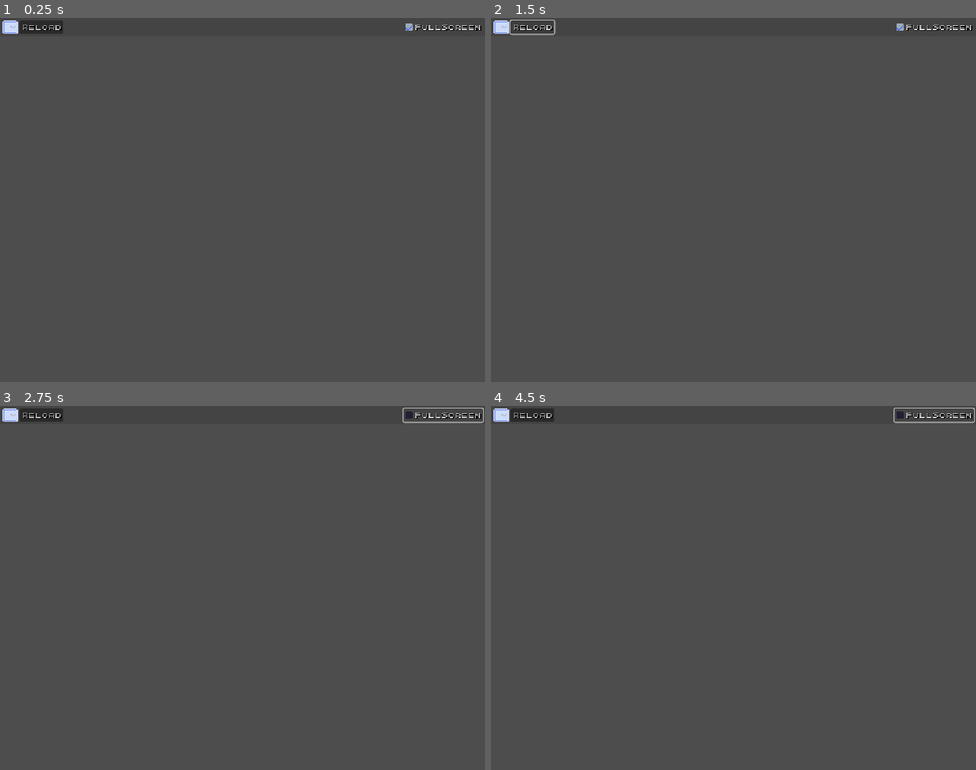
Above: before the commit, frames 1-4 (two rows, left to right).
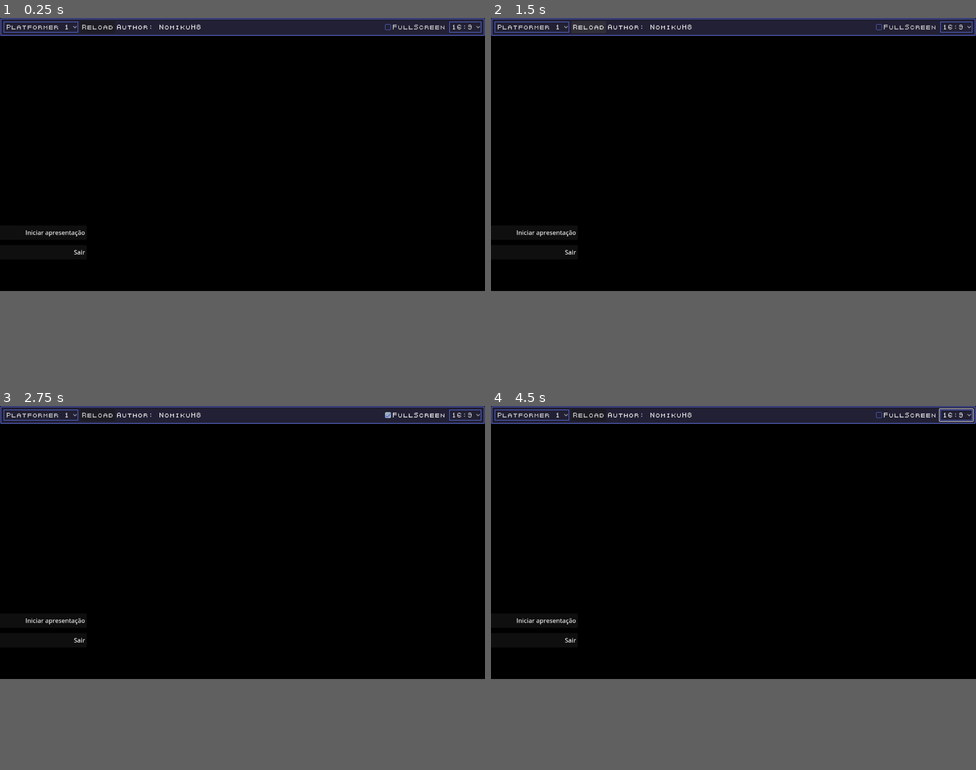
Above: after the commit, the same moments.

Repository: NomikuH8/godot-presentations-remake
Game: Godot game, scene res://screens/start_menu/start_menu.tscn
Same seed, same stepped clock (60 frames per second), same inputs: the game is played once before the commit and once after it.
Inputs (mouse positions are in pixels of both pictures, inside the frame that each line leads up to; where the layout moved, square brackets give the same spot in the first picture):
- Up to frame 1 (0.25 s): no input
- Up to frame 2 (1.5 s): click (529, 28) [500, 25] at 0.5 s; click "Reload" at 1.25 s
- Up to frame 3 (2.75 s): click "FullScreen" at 2 s
- Up to frame 4 (4.5 s): click (956, 416) at 2.75 s, where only the run after the commit has a clickable "16:9"; click (529, 416) [500, 413] at 3.5 s; click "FullScreen" at 4.25 s
In our replay, the window is 800x600 before the commit and 800x450 after it. These sizes can differ from the game's own. Grey fills any space a smaller window leaves; there, only what the larger window draws over its background counts as a difference.

The runs differ from the first frame. In frame 1, 75% of the frame differs, in the area x 0-100%, y 0-75%; in frame 2, 75%; in frame 3, 75%; in frame 4, 75%.

Commit message:
Creating platformer1 theme

Diff:
--- a/assets/base_theme/base_theme.tres
+++ b/assets/base_theme/base_theme.tres
@@ -1,9 +1,9 @@
-[gd_resource type="Theme" load_steps=26 format=3 uid="uid://du1jb7m6s5neo"]
+[gd_resource type="Theme" load_steps=25 format=3 uid="uid://du1jb7m6s5neo"]
 
-[ext_resource type="FontFile" uid="uid://cj0aolekj1juj" path="res://assets/monospace_font.webp" id="1_k1t7a"]
 [ext_resource type="Texture2D" uid="uid://b7k6arc2pnl5x" path="res://assets/base_theme/checkbox/checkbox_checked.png" id="2_juhr3"]
 [ext_resource type="Texture2D" uid="uid://f1rusgr6pfuw" path="res://assets/base_theme/checkbox/checkbox_empty.png" id="3_52phh"]
-[ext_resource type="Texture2D" uid="uid://13476ydm7clf" path="res://assets/base_theme/panel/panel.png" id="4_juhr3"]
+[ext_resource type="StyleBox" uid="uid://dghbv3cvi41ix" path="res://assets/base_theme/resources/panel.tres" id="4_juhr3"]
+[ext_resource type="FontFile" uid="uid://dg5dtjjvy8xek" path="res://assets/font.png" id="5_52phh"]
 
 [sub_resource type="Image" id="Image_juhr3"]
 data = {
@@ -142,13 +142,6 @@
 corner_radius_bottom_left = 3
 corner_detail = 5
 
-[sub_resource type="StyleBoxTexture" id="StyleBoxTexture_crptg"]
-texture = ExtResource("4_juhr3")
-texture_margin_left = 8.0
-texture_margin_top = 8.0
-texture_margin_right = 8.0
-texture_margin_bottom = 8.0
-
 [sub_resource type="StyleBoxFlat" id="StyleBoxFlat_l4cga"]
 content_margin_left = 8.0
 content_margin_top = 4.0
@@ -162,13 +155,12 @@
 corner_detail = 5
 
 [resource]
-default_font = ExtResource("1_k1t7a")
+default_font = ExtResource("5_52phh")
 default_font_size = 0
 CheckBox/constants/check_v_offset = 0
 CheckBox/constants/h_separation = 4
 CheckBox/constants/outline_size = 0
 CheckBox/font_sizes/font_size = 16
-CheckBox/fonts/font = ExtResource("1_k1t7a")
 CheckBox/icons/checked = ExtResource("2_juhr3")
 CheckBox/icons/checked_disabled = SubResource("ImageTexture_j2npa")
 CheckBox/icons/radio_checked = SubResource("ImageTexture_crptg")
@@ -195,10 +187,11 @@
 OptionButton/constants/modulate_arrow = 0
 OptionButton/constants/outline_size = 0
 OptionButton/font_sizes/font_size = 16
-OptionButton/fonts/font = ExtResource("1_k1t7a")
 OptionButton/icons/arrow = SubResource("ImageTexture_unixo")
 OptionButton/styles/disabled = SubResource("StyleBoxFlat_j2npa")
 OptionButton/styles/focus = SubResource("StyleBoxFlat_kkwbw")
 OptionButton/styles/hover = SubResource("StyleBoxFlat_ojlmq")
-OptionButton/styles/normal = SubResource("StyleBoxTexture_crptg")
+OptionButton/styles/normal = ExtResource("4_juhr3")
 OptionButton/styles/pressed = SubResource("StyleBoxFlat_l4cga")
+Panel/styles/panel = ExtResource("4_juhr3")
+PanelContainer/styles/panel = ExtResource("4_juhr3")
--- /dev/null
+++ b/assets/base_theme/resources/panel.tres
@@ -0,0 +1,10 @@
+[gd_resource type="StyleBoxTexture" load_steps=2 format=3 uid="uid://dghbv3cvi41ix"]
+
+[ext_resource type="Texture2D" uid="uid://13476ydm7clf" path="res://assets/base_theme/panel/panel.png" id="1_xlu6c"]
+
+[resource]
+texture = ExtResource("1_xlu6c")
+texture_margin_left = 8.0
+texture_margin_top = 8.0
+texture_margin_right = 8.0
+texture_margin_bottom = 8.0
--- /dev/null
+++ b/autoloads/scene_manager.gd
@@ -0,0 +1,10 @@
+extends Node
+
+
+signal scene_changed(scene_path: String)
+
+
+func go_to_slideshow() -> void:
+	var scene_path := &"res://screens/slideshow/slideshow.tscn"
+	get_tree().change_scene_to_file(scene_path)
+	scene_changed.emit(scene_path)
--- /dev/null
+++ b/autoloads/slideshow_manager.gd
@@ -0,0 +1,26 @@
+extends Node
+
+
+signal slide_started_animation()
+signal slide_finished_animation()
+signal slide_changed(index: int)
+
+
+var current_slide_index: int = 0
+var slide_quantity: int = 1
+
+
+func next_slide() -> void:
+	go_to_slide(current_slide_index + 1)
+
+
+func previous_slide() -> void:
+	go_to_slide(current_slide_index - 1)
+
+
+func go_to_slide(index: int) -> void:
+	if index < 0 or index > slide_quantity - 1:
+		return
+
+	current_slide_index = index
+	slide_changed.emit(index)
--- a/autoloads/theme_manager.gd
+++ b/autoloads/theme_manager.gd
@@ -4,7 +4,7 @@
 signal theme_changed(theme: GPTheme)
 
 
-var themes_dir: String = "res://themes"
+var themes_dir: String = "res://themes/"
 var current_theme: GPTheme
 
 
@@ -17,7 +17,7 @@
 
 	var themes: Array[GPTheme] = []
 	for directory in dir.get_directories():
-		var script := directory + "/theme.gd"
+		var script := themes_dir + directory + "/theme.tres"
 		if FileAccess.file_exists(script):
 			var loaded_script: GPTheme = load(script)
 			themes.append(loaded_script)
--- /dev/null
+++ b/components/general_settings/general_settings.gd
@@ -0,0 +1,34 @@
+extends HBoxContainer
+
+
+@export var aspect_ratio_container: AspectRatioContainer
+
+@onready var full_screen_check_box: CheckBox = $FullScreenCheckBox
+@onready var aspect_ratio: OptionButton = $AspectRatio
+
+
+func _ready() -> void:
+	var popup := aspect_ratio.get_popup()
+	popup.index_pressed.connect(_aspect_ratio_changed)
+	full_screen_check_box.toggled.connect(_full_screen_check_box_toggled)
+
+
+func _aspect_ratio_changed(index: int) -> void:
+	if not aspect_ratio_container:
+		return
+
+	var popup := aspect_ratio.get_popup()
+	var text := popup.get_item_text(index)
+
+	match text:
+		"16:9":
+			aspect_ratio_container.ratio = 16.0 / 9.0
+		"4:3":
+			aspect_ratio_container.ratio = 4.0 / 3.0
+
+
+func _full_screen_check_box_toggled(toggled_on: bool) -> void:
+	if toggled_on:
+		DisplayServer.window_set_mode(DisplayServer.WINDOW_MODE_FULLSCREEN)
+	else:
+		DisplayServer.window_set_mode(DisplayServer.WINDOW_MODE_WINDOWED)
--- /dev/null
+++ b/components/general_settings/general_settings.tscn
@@ -0,0 +1,21 @@
+[gd_scene load_steps=2 format=3 uid="uid://wga10xk4j5vx"]
+
+[ext_resource type="Script" uid="uid://c6d4qqtmgkakw" path="res://components/general_settings/general_settings.gd" id="1_bot15"]
+
+[node name="GeneralSettings" type="HBoxContainer"]
+alignment = 2
+script = ExtResource("1_bot15")
+
+[node name="FullScreenCheckBox" type="CheckBox" parent="."]
+layout_mode = 2
+focus_mode = 0
+text = "FullScreen"
+
+[node name="AspectRatio" type="OptionButton" parent="."]
+layout_mode = 2
+selected = 1
+item_count = 2
+popup/item_0/text = "4:3"
+popup/item_0/id = 0
+popup/item_1/text = "16:9"
+popup/item_1/id = 1
--- /dev/null
+++ b/components/menu_vfx/button_animation_component.gd
@@ -0,0 +1,58 @@
+class_name ButtonAnimationComponent
+extends Node
+
+
+@export_category("Animation")
+@export var from_center: bool = true
+@export var duration: float = 0.2
+@export var transition_type: Tween.TransitionType = Tween.TRANS_SINE
+@export var offset_position: Vector2 = Vector2(0.0, 0.0)
+@export var target_scale: Vector2 = Vector2(1.0, 1.0)
+
+var parent: BaseButton
+var default_position: Vector2
+var default_scale: Vector2
+
+
+func _ready() -> void:
+	var parent_button = get_parent()
+
+	if parent_button is not BaseButton:
+		queue_free()
+		return
+
+	parent = parent_button
+
+	default_position = parent.global_position
+	default_scale = parent.scale
+
+	if from_center:
+		parent.pivot_offset = parent.size / 2.0
+
+	parent.mouse_entered.connect(_parent_mouse_entered)
+	parent.mouse_exited.connect(_parent_mouse_exited)
+
+
+func _parent_mouse_entered() -> void:
+	var target_position := parent.position + offset_position
+
+	var tween_position := get_tree().create_tween()
+	tween_position \
+		.tween_property(parent, "position", target_position, duration) \
+		.set_trans(transition_type)
+
+	var tween_scale := get_tree().create_tween()
+	tween_scale \
+		.tween_property(parent, "scale", target_scale, duration) \
+		.set_trans(transition_type)
+
+
+func _parent_mouse_exited() -> void:
+	if not is_inside_tree():
+		return
+
+	var tween_position := get_tree().create_tween()
+	tween_position.tween_property(parent, "position", default_position, duration).set_trans(transition_type)
+
+	var tween_scale := get_tree().create_tween()
+	tween_scale.tween_property(parent, "scale", default_scale, duration).set_trans(transition_type)
--- a/components/theme_changer/theme_changer.gd
+++ b/components/theme_changer/theme_changer.gd
@@ -1,11 +1,15 @@
-extends OptionButton
+extends HBoxContainer
 
 
+var author_prefix: String = "Author: "
+
 @onready var option_button: OptionButton = $OptionButton
+@onready var author_label: Label = $AuthorLabel
 
 
 func _ready() -> void:
 	reload_themes()
+	load_theme(0)
 
 	var popup := option_button.get_popup()
 	popup.id_pressed.connect(load_theme)
@@ -21,7 +25,15 @@
 		var current_theme := themes[id]
 		popup.add_item(current_theme.name, id)
 
+	if themes.size() > 0:
+		option_button.select(0)
+
 
 func load_theme(id: int):
 	var theme_script: GPTheme = ThemeManager.get_themes()[id]
 	ThemeManager.set_theme(theme_script)
+	author_label.text = author_prefix + theme_script.author
+
+
+func _on_reload_button_pressed() -> void:
+	reload_themes()
--- a/components/theme_changer/theme_changer.tscn
+++ b/components/theme_changer/theme_changer.tscn
@@ -9,7 +9,17 @@
 
 [node name="OptionButton" type="OptionButton" parent="."]
 layout_mode = 2
+size_flags_horizontal = 3
+focus_mode = 0
+fit_to_longest_item = false
 
-[node name="Button" type="Button" parent="."]
+[node name="ReloadButton" type="Button" parent="."]
 layout_mode = 2
+focus_mode = 0
 text = "Reload"
+
+[node name="AuthorLabel" type="Label" parent="."]
+layout_mode = 2
+text = "Author: Someone"
+
+[connection signal="pressed" from="ReloadButton" to="." method="_on_reload_button_pressed"]
--- a/project.godot
+++ b/project.godot
@@ -18,14 +18,21 @@
 [autoload]
 
 ThemeManager="*res://autoloads/theme_manager.gd"
+SceneManager="*res://autoloads/scene_manager.gd"
+SlideshowManager="*res://autoloads/slideshow_manager.gd"
 
 [display]
 
-window/size/viewport_width=1024
-window/size/viewport_height=768
-window/stretch/mode="canvas_items"
+window/size/viewport_width=1280
+window/size/viewport_height=720
+window/stretch/aspect="ignore"
+
+[global_group]
+
+Slideshow="Slideshow node for controlling toolbar, slides appearance, etc."
 
 [rendering]
 
 textures/canvas_textures/default_texture_filter=0
 textures/canvas_textures/default_texture_repeat=1
+environment/defaults/default_clear_color=Color(0, 0, 0, 1)
--- a/resources/gp_theme.gd
+++ b/resources/gp_theme.gd
@@ -4,7 +4,15 @@
 
 @export_category("Info")
 @export var name: String = ""
+@export var author: String = ""
+
+
+@export_category("UI")
+@export var ui_theme: Theme
+
 
 @export_category("Scenes")
+@export var start_menu_scene: PackedScene
+@export var start_menu_background_scene: PackedScene
 @export var background_scene: PackedScene
-@export var toolbar_scene: PackedScene
+@export var toolbar_extras_scene: PackedScene
--- /dev/null
+++ b/screens/slideshow/slideshow.gd
@@ -0,0 +1,46 @@
+extends Node
+
+
+@onready var control: Control = %Control
+@onready var toolbar_container: PanelContainer = %ToolbarContainer
+@onready var toolbar_split: HSplitContainer = %ToolbarSplit
+@onready var slide_slider: HSlider = %SlideSlider
+@onready var count_label: Label = %CountLabel
+
+var slide_quantity: int = 10
+
+
+func _ready() -> void:
+	control.theme = ThemeManager.current_theme.ui_theme
+
+	var toolbar_extras_scene := ThemeManager.current_theme.toolbar_extras_scene
+	if toolbar_extras_scene != null:
+		var toolbar_extras_instance := toolbar_extras_scene.instantiate()
+		toolbar_split.add_child(toolbar_extras_instance)
+
+	slide_slider.max_value = slide_quantity - 1
+	slide_slider.drag_ended.connect(_slide_slider_drag_ended)
+	SlideshowManager.slide_quantity = slide_quantity
+	SlideshowManager.slide_changed.connect(change_slide)
+
+
+func _input(event: InputEvent) -> void:
+	if event is InputEventMouseMotion:
+		set_toolbar_visibility_from_cursor_position(event.position)
+
+
+func set_toolbar_visibility_from_cursor_position(pos: Vector2) -> void:
+	if pos.y <= toolbar_container.size.y and not toolbar_container.visible:
+		toolbar_container.show()
+	elif pos.y > toolbar_container.size.y and toolbar_container.visible:
+		toolbar_container.hide()
+
+
+func _slide_slider_drag_ended(value_changed: bool) -> void:
+	if value_changed:
+		change_slide(slide_slider.value)
+
+
+func change_slide(index: int) -> void:
+	print("change slide to " + str(index))
+	count_label.text = str(index + 1) + "/" + str(slide_quantity)
--- /dev/null
+++ b/screens/slideshow/slideshow.tscn
@@ -0,0 +1,71 @@
+[gd_scene load_steps=2 format=3 uid="uid://bmqsicf83af1d"]
+
+[ext_resource type="Script" uid="uid://dgl7du835y7pk" path="res://screens/slideshow/slideshow.gd" id="1_bbsqr"]
+
+[node name="Slideshow" type="Node" groups=["Slideshow"]]
+script = ExtResource("1_bbsqr")
+
+[node name="CanvasLayer" type="CanvasLayer" parent="."]
+
+[node name="Control" type="Control" parent="CanvasLayer"]
+unique_name_in_owner = true
+layout_mode = 3
+anchors_preset = 15
+anchor_right = 1.0
+anchor_bottom = 1.0
+grow_horizontal = 2
+grow_vertical = 2
+
+[node name="ToolbarContainer" type="PanelContainer" parent="CanvasLayer/Control"]
+unique_name_in_owner = true
+layout_mode = 1
+anchors_preset = 10
+anchor_right = 1.0
+grow_horizontal = 2
+
+[node name="ToolbarSplit" type="HSplitContainer" parent="CanvasLayer/Control/ToolbarContainer"]
+unique_name_in_owner = true
+layout_mode = 2
+theme_override_constants/separation = 0
+
+[node name="VBoxContainer" type="VBoxContainer" parent="CanvasLayer/Control/ToolbarContainer/ToolbarSplit"]
+layout_mode = 2
+alignment = 1
+
+[node name="HBoxContainer" type="HBoxContainer" parent="CanvasLayer/Control/ToolbarContainer/ToolbarSplit/VBoxContainer"]
+layout_mode = 2
+theme_override_constants/separation = 10
+
+[node name="HBoxContainer" type="HBoxContainer" parent="CanvasLayer/Control/ToolbarContainer/ToolbarSplit/VBoxContainer/HBoxContainer"]
+layout_mode = 2
+theme_override_constants/separation = 0
+
+[node name="PreviousButton" type="Button" parent="CanvasLayer/Control/ToolbarContainer/ToolbarSplit/VBoxContainer/HBoxContainer/HBoxContainer"]
+custom_minimum_size = Vector2(42, 42)
+layout_mode = 2
+focus_mode = 0
+theme_override_font_sizes/font_size = 21
+text = "<"
+
+[node name="NextButton" type="Button" parent="CanvasLayer/Control/ToolbarContainer/ToolbarSplit/VBoxContainer/HBoxContainer/HBoxContainer"]
+custom_minimum_size = Vector2(42, 42)
+layout_mode = 2
+focus_mode = 0
+theme_override_font_sizes/font_size = 21
+text = ">"
+
+[node name="SlideSlider" type="HSlider" parent="CanvasLayer/Control/ToolbarContainer/ToolbarSplit/VBoxContainer/HBoxContainer"]
+unique_name_in_owner = true
+custom_minimum_size = Vector2(255, 0)
+layout_mode = 2
+size_flags_vertical = 1
+rounded = true
+
+[node name="CountLabel" type="Label" parent="CanvasLayer/Control/ToolbarContainer/ToolbarSplit/VBoxContainer/HBoxContainer"]
+unique_name_in_owner = true
+layout_mode = 2
+size_flags_vertical = 1
+theme_override_font_sizes/font_size = 26
+text = "999/999"
+horizontal_alignment = 1
+vertical_alignment = 1
--- a/screens/start_menu/start_menu.gd
+++ b/screens/start_menu/start_menu.gd
@@ -1,9 +1,31 @@
 extends Node
 
 
-func _ready() -> void:
-	pass
+@onready var aspect_ratio_container: AspectRatioContainer = $UI/AspectRatioContainer
+@onready var menu: Control = %Menu
+@onready var node: Node2D = $Node2D
 
 
-func _process(_delta: float) -> void:
-	pass
+func _ready() -> void:
+	reload()
+
+
+func reload() -> void:
+	for child in menu.get_children():
+		child.queue_free()
+
+	for child in node.get_children():
+		child.queue_free()
+
+	var current_theme := ThemeManager.current_theme
+	var menu_scene := current_theme.start_menu_scene
+
+	if menu_scene != null:
+		var menu_instance := menu_scene.instantiate()
+		menu.add_child(menu_instance)
+
+	var bg_scene := current_theme.start_menu_background_scene
+
+	if bg_scene != null:
+		var bg_instance := bg_scene.instantiate()
+		node.add_child(bg_instance)
--- a/screens/start_menu/start_menu.tscn
+++ b/screens/start_menu/start_menu.tscn
@@ -3,9 +3,7 @@
 [ext_resource type="Script" uid="uid://br6cg28w56xp" path="res://screens/start_menu/start_menu.gd" id="1_6vprs"]
 [ext_resource type="Theme" uid="uid://du1jb7m6s5neo" path="res://assets/base_theme/base_theme.tres" id="2_1gu7p"]
 [ext_resource type="PackedScene" uid="uid://dcy68c4xxtmwk" path="res://components/theme_changer/theme_changer.tscn" id="3_yfj6c"]
-
-[sub_resource type="StyleBoxFlat" id="StyleBoxFlat_6vprs"]
-bg_color = Color(0, 0, 0, 0.117647)
+[ext_resource type="PackedScene" uid="uid://wga10xk4j5vx" path="res://components/general_settings/general_settings.tscn" id="4_yfj6c"]
 
 [node name="StartMenu" type="Node"]
 script = ExtResource("1_6vprs")
@@ -18,37 +16,44 @@
 grow_horizontal = 2
 grow_vertical = 2
 
-[node name="GeneralSettingsPanel" type="PanelContainer" parent="UI"]
+[node name="AspectRatioContainer" type="AspectRatioContainer" parent="UI"]
 layout_mode = 1
-anchors_preset = 10
+anchors_preset = 15
 anchor_right = 1.0
-offset_bottom = 20.0
+anchor_bottom = 1.0
 grow_horizontal = 2
+grow_vertical = 2
+ratio = 1.778
+
+[node name="VBoxContainer" type="VBoxContainer" parent="UI/AspectRatioContainer"]
+layout_mode = 2
+theme_override_constants/separation = 0
+
+[node name="GeneralSettingsPanel" type="PanelContainer" parent="UI/AspectRatioContainer/VBoxContainer"]
+layout_mode = 2
+mouse_filter = 1
 theme = ExtResource("2_1gu7p")
-theme_override_styles/panel = SubResource("StyleBoxFlat_6vprs")
 
-[node name="MarginContainer" type="MarginContainer" parent="UI/GeneralSettingsPanel"]
-layout_mode = 2
-theme_override_constants/margin_left = 5
-theme_override_constants/margin_top = 5
-theme_override_constants/margin_right = 5
-theme_override_constants/margin_bottom = 5
-
-[node name="HBoxContainer" type="HBoxContainer" parent="UI/GeneralSettingsPanel/MarginContainer"]
+[node name="HBoxContainer" type="HBoxContainer" parent="UI/AspectRatioContainer/VBoxContainer/GeneralSettingsPanel"]
 layout_mode = 2
 
-[node name="HBoxContainer" type="HBoxContainer" parent="UI/GeneralSettingsPanel/MarginContainer/HBoxContainer"]
+[node name="HBoxContainer" type="HBoxContainer" parent="UI/AspectRatioContainer/VBoxContainer/GeneralSettingsPanel/HBoxContainer"]
 layout_mode = 2
 size_flags_horizontal = 3
 
-[node name="ThemeChanger" parent="UI/GeneralSettingsPanel/MarginContainer/HBoxContainer/HBoxContainer" instance=ExtResource("3_yfj6c")]
+[node name="ThemeChanger" parent="UI/AspectRatioContainer/VBoxContainer/GeneralSettingsPanel/HBoxContainer/HBoxContainer" instance=ExtResource("3_yfj6c")]
 layout_mode = 2
+mouse_filter = 0
 
-[node name="HBoxContainer2" type="HBoxContainer" parent="UI/GeneralSettingsPanel/MarginContainer/HBoxContainer"]
+[node name="GeneralSettings" parent="UI/AspectRatioContainer/VBoxContainer/GeneralSettingsPanel/HBoxContainer" node_paths=PackedStringArray("aspect_ratio_container") instance=ExtResource("4_yfj6c")]
 layout_mode = 2
-alignment = 2
+aspect_ratio_container = NodePath("../../../..")
 
-[node name="CheckBox" type="CheckBox" parent="UI/GeneralSettingsPanel/MarginContainer/HBoxContainer/HBoxContainer2"]
+[node name="Menu" type="Control" parent="UI/AspectRatioContainer/VBoxContainer"]
+unique_name_in_owner = true
+clip_contents = true
 layout_mode = 2
-button_pressed = true
-text = "FullScreen"
+size_flags_vertical = 3
+mouse_filter = 1
+
+[node name="Node2D" type="Node2D" parent="."]
--- /dev/null
+++ b/themes/platformer1/screens/start_menu_scene.gd
@@ -0,0 +1,14 @@
+extends Control
+
+
+@onready var start_button: Button = $StartButton
+@onready var exit_button: Button = $ExitButton
+
+
+func _ready() -> void:
+	start_button.pressed.connect(SceneManager.go_to_slideshow)
+	exit_button.pressed.connect(get_tree().quit)
+
+
+func _process(_delta: float) -> void:
+	pass
--- /dev/null
+++ b/themes/platformer1/screens/start_menu_scene.tscn
@@ -0,0 +1,45 @@
+[gd_scene load_steps=3 format=3 uid="uid://bd0oxqiv6stka"]
+
+[ext_resource type="Script" uid="uid://pc8m7h3sdh0m" path="res://themes/platformer1/screens/start_menu_scene.gd" id="1_jf0k6"]
+[ext_resource type="Script" uid="uid://cannc2oxa8eps" path="res://components/menu_vfx/button_animation_component.gd" id="2_ytbqj"]
+
+[node name="StartMenuScene" type="Control"]
+layout_mode = 3
+anchors_preset = 15
+anchor_right = 1.0
+anchor_bottom = 1.0
+grow_horizontal = 2
+grow_vertical = 2
+script = ExtResource("1_jf0k6")
+
+[node name="StartButton" type="Button" parent="."]
+layout_mode = 0
+offset_left = -259.0
+offset_top = 499.0
+offset_right = 229.0
+offset_bottom = 537.0
+focus_mode = 0
+text = "Iniciar apresentação"
+alignment = 2
+
+[node name="ButtonAnimationComponent" type="Node" parent="StartButton"]
+script = ExtResource("2_ytbqj")
+transition_type = 11
+offset_position = Vector2(50, 0)
+metadata/_custom_type_script = "uid://cannc2oxa8eps"
+
+[node name="ExitButton" type="Button" parent="."]
+layout_mode = 0
+offset_left = -259.0
+offset_top = 551.0
+offset_right = 229.0
+offset_bottom = 589.0
+focus_mode = 0
+text = "Sair"
+alignment = 2
+
+[node name="ButtonAnimationComponent" type="Node" parent="ExitButton"]
+script = ExtResource("2_ytbqj")
+transition_type = 11
+offset_position = Vector2(50, 0)
+metadata/_custom_type_script = "uid://cannc2oxa8eps"
--- a/themes/platformer1/theme.tres
+++ b/themes/platformer1/theme.tres
@@ -1,8 +1,11 @@
-[gd_resource type="Resource" script_class="GPTheme" load_steps=2 format=3 uid="uid://ulgtrkc67ooe"]
+[gd_resource type="Resource" script_class="GPTheme" load_steps=3 format=3 uid="uid://do7avl3qojdng"]
 
 [ext_resource type="Script" uid="uid://penf7oactvtd" path="res://resources/gp_theme.gd" id="1_x4nlh"]
+[ext_resource type="PackedScene" uid="uid://bd0oxqiv6stka" path="res://themes/platformer1/screens/start_menu_scene.tscn" id="2_bfcqr"]
 
 [resource]
 script = ExtResource("1_x4nlh")
-name = "theme"
+name = "Platformer 1"
+author = "NomikuH8"
+start_menu_scene = ExtResource("2_bfcqr")
 metadata/_custom_type_script = "uid://penf7oactvtd"
--- /dev/null
+++ b/themes/platformer1/ui_theme/platformer1_theme.tres
@@ -0,0 +1,3 @@
+[gd_resource type="Theme" format=3 uid="uid://hcdelwegrnkt"]
+
+[resource]
Binary file changed: assets/base_theme/checkbox/checkbox.aseprite
Binary file changed: assets/base_theme/checkbox/checkbox_empty.png
Binary file changed: assets/base_theme/panel/panel.aseprite
Binary file changed: assets/base_theme/panel/panel.png
Binary file added: assets/font.aseprite
Binary file added: assets/font.png
Not shown, added: assets/font.png.import
Not shown, added: autoloads/scene_manager.gd.uid
Not shown, added: autoloads/slideshow_manager.gd.uid
Not shown, added: components/general_settings/general_settings.gd.uid
Not shown, added: components/menu_vfx/button_animation_component.gd.uid
Not shown, added: screens/slideshow/slideshow.gd.uid
(and 1 more such lines)
